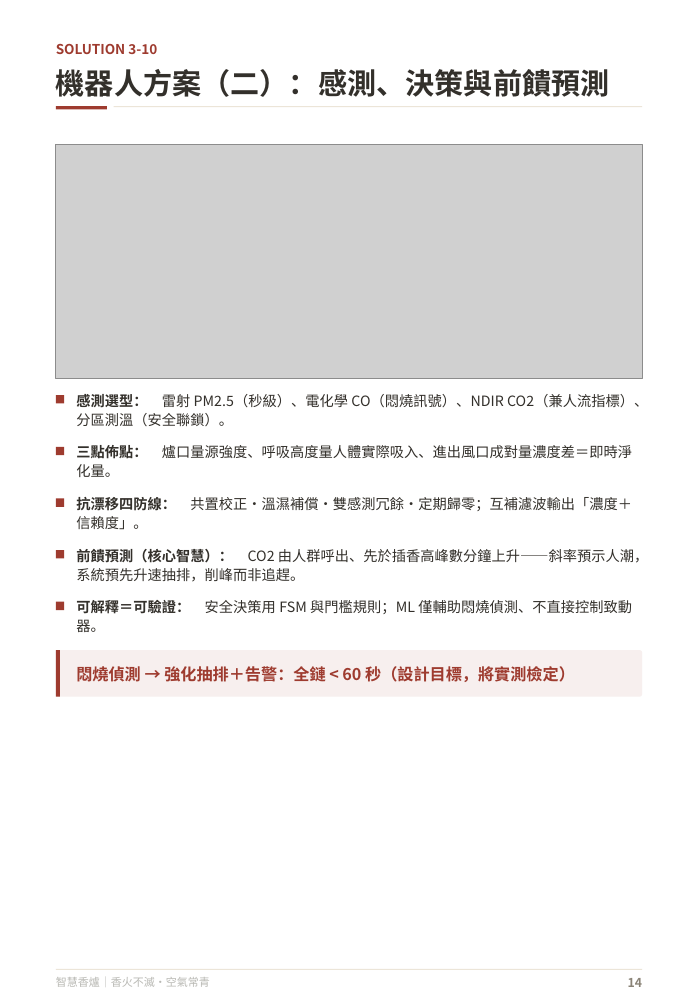
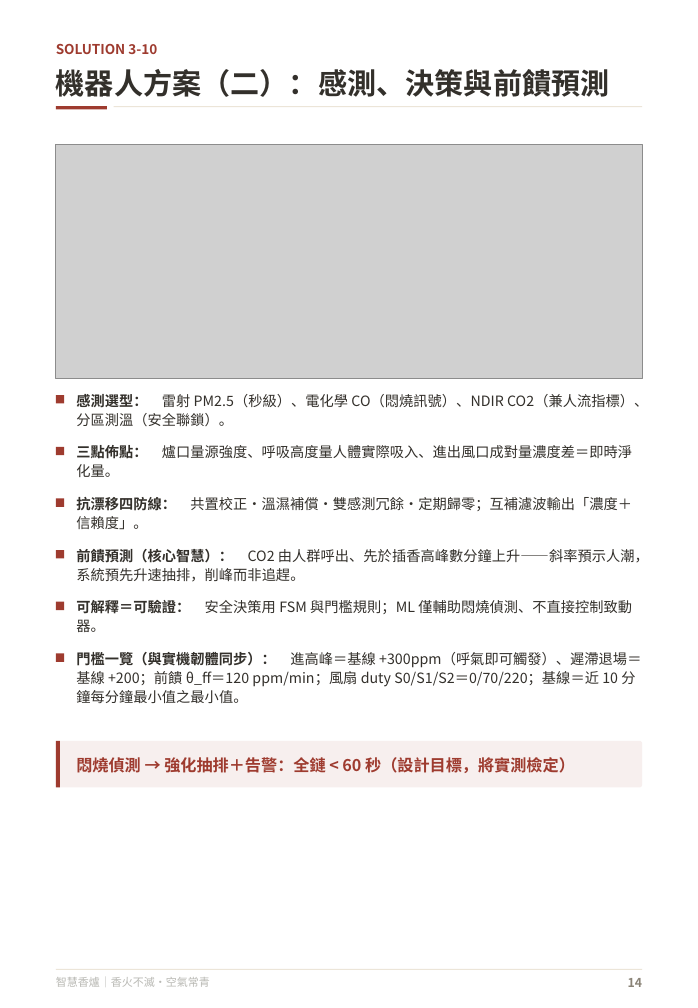
Before and after one commit to feihong9487/WRO2026, a slide deck: slide 15 of 簡報/未來新創家＿高中職組_v3.pptx. Drawn at 698x1008 pixels with LibreOffice and Linux fonts; fonts in the diff are those of the drawing; grey boxes stand for pictures. Boxes give left, top, right and bottom in pixels: in the first picture for what was removed or moved away, otherwise in the second. Text is boxed around its words. In the diff, an @@ line names an element or a change of style, - is before the commit and + after.

```diff
--- a/簡報/未來新創家＿高中職組_v3.pptx
+++ b/簡報/未來新創家＿高中職組_v3.pptx
@@ rectangle added at [56, 653, 64, 662], fill #9E3B2F @@
@@ text added at [76, 652, 641, 703], 11 pt, text #33302B @@
+門檻一覽（與實機韌體同步）： 進高峰＝基線 +300ppm（呼氣即可觸發）、遲滯退場＝基線 +200；前饋 θ_ff＝120 ppm/min；風扇 duty S0/S1/S2＝0/70/220；基線＝近 10 分鐘每分鐘最小值之最小值。
@@ 1 text, 1 rounded rectangle, 1 rectangle: place and size @@
-1 text, 1 rounded rectangle, 1 rectangle at [56, 651, 642, 697]
+1 text, 1 rounded rectangle, 1 rectangle at [56, 741, 642, 787]
```
Also in this commit, not shown: 3 other slides changed, 2 other files.
